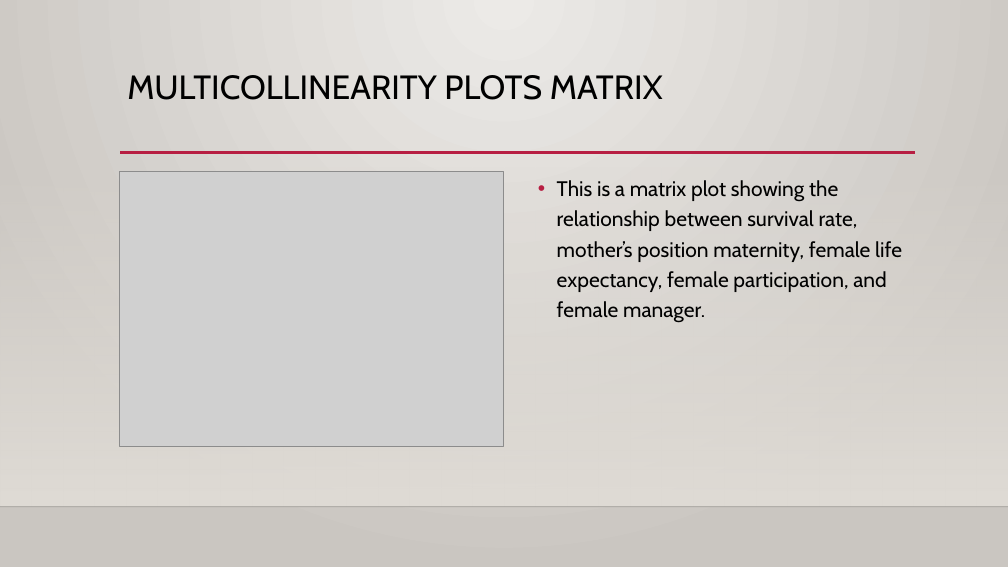
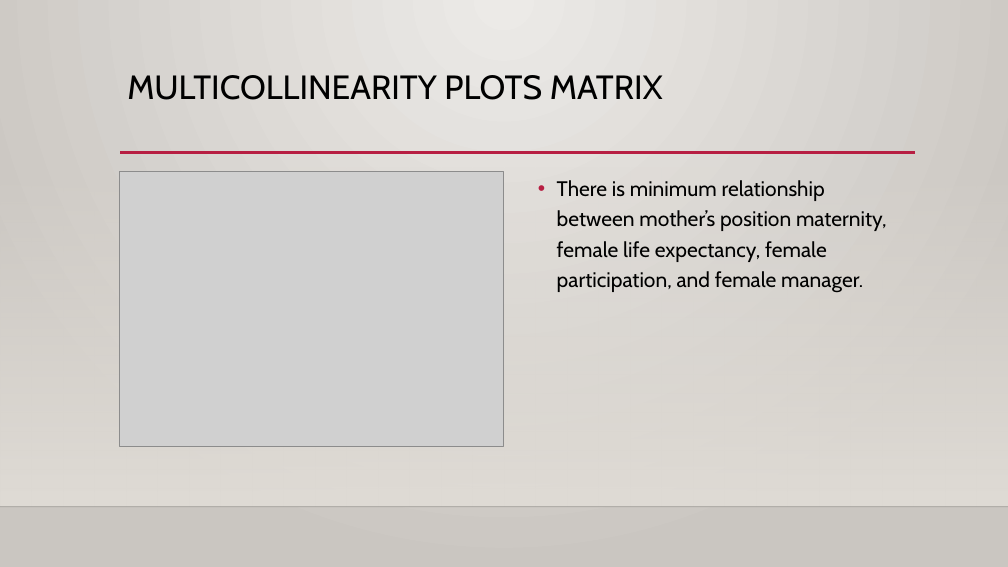
Before and after one commit to daveknockwin/MSDS6306-CS2, a slide deck: slide 11 of Save The Children.pptx. Drawn at 1008x567 pixels with LibreOffice and Linux fonts; fonts in the diff are those of the drawing; grey boxes stand for pictures; background and template pictures are left out. Boxes give left, top, right and bottom in pixels: in the first picture for what was removed or moved away, otherwise in the second. Text is boxed around its words. In the diff, an @@ line names an element or a change of style, - is before the commit and + after.

```diff
--- a/Save The Children.pptx
+++ b/Save The Children.pptx
@@ text at box(557, 180, 887, 293): text changed @@
-• This is a matrix plot showing the relationship between survival rate, mother’s position maternity, female life expectancy, female participation, and female manager.
+• There is minimum relationship between mother’s position maternity, female life expectancy, female participation, and female manager.
```
Also in this commit, not shown: 1 other slide changed.
